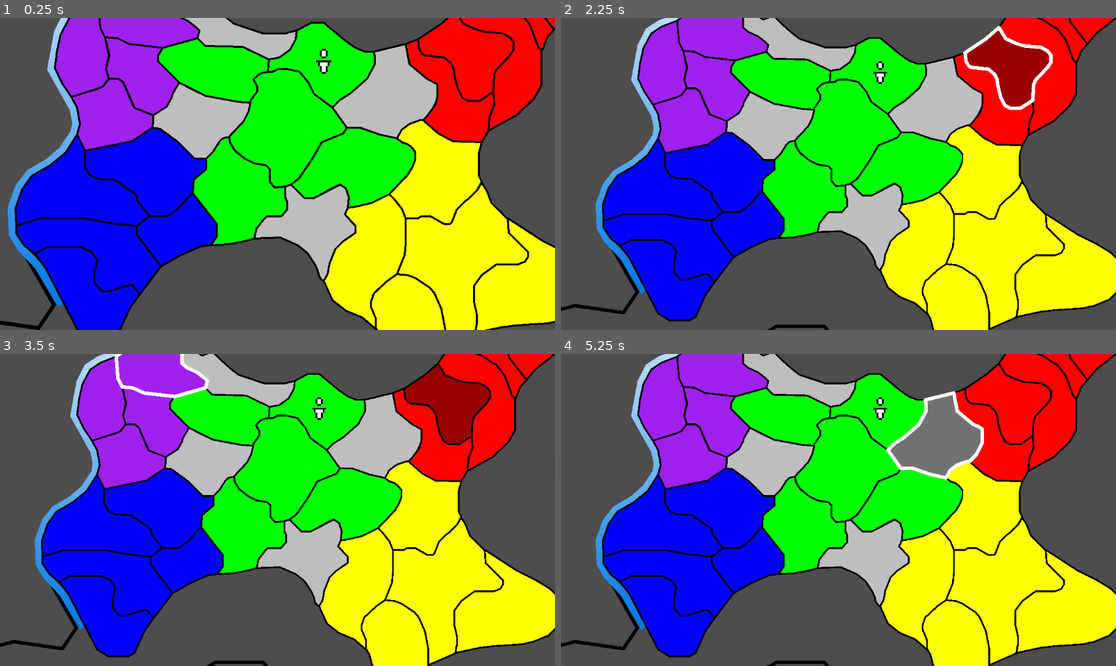
Above: before the commit, frames 1-4 (two rows, left to right).
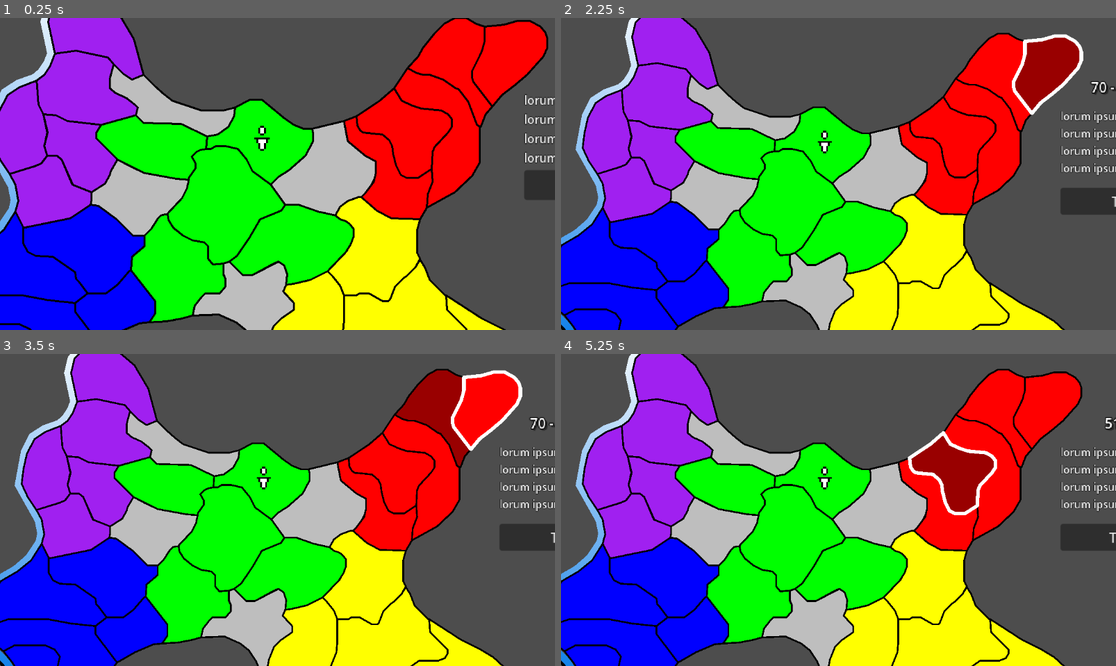
Above: after the commit, the same moments.

Repository: joshuaculver/ChronoRetract
Game: Godot game, scene res://prefabs/main.tscn
Same seed, same stepped clock (60 frames per second), same inputs: the game is played once before the commit and once after it.
Inputs (mouse positions are in pixels of both pictures, inside the frame that each line leads up to):
- Up to frame 1 (0.25 s): no input
- Up to frame 2 (2.25 s): tap Enter at 0.5, 2 s; drag from (794, 21) to (882, 61) at 0.52 s; tap Space at 1.25 s; drag from (882, 61) to (794, 21) at 1.27 s; move the mouse to (1027, 49) at 2.02 s; tap Mouse wheel down (zoomOut) at 2.1 s; click (1027, 49) at 2.17 s
- Up to frame 3 (3.5 s): tap Space at 2.75 s; drag from (149, 363) to (449, 397) at 2.77 s
- Up to frame 4 (5.25 s): tap Enter at 3.5 s; drag from (1049, 432) to (877, 410) at 3.52 s; tap Space at 4.25 s; drag from (783, 419) to (1049, 432) at 4.27 s; move the mouse to (938, 438) at 5.02 s; click (938, 438) at 5.1 s

The runs differ from the first frame. In frame 1, 66% of the frame differs, in the area x 0-100%, y 0-100%; in frame 2, 64%; in frame 3, 63%; in frame 4, 62%.

Commit message:
Adjusted camera node structure

Diff:
--- a/prefabs/main.tscn
+++ b/prefabs/main.tscn
@@ -1,14 +1,3 @@
 [gd_scene format=3 uid="uid://c5jgxsddp8xy0"]
 
-[ext_resource type="Script" uid="uid://cjnqw3tv4siva" path="res://scripts/cameraControl.gd" id="1_wmafp"]
-
 [node name="main" type="Node2D" unique_id=1783014624]
-
-[node name="Camera2D" type="Camera2D" parent="." unique_id=1692593032]
-position = Vector2(576, 320)
-zoom = Vector2(2, 2)
-process_callback = 0
-position_smoothing_enabled = true
-drag_horizontal_enabled = true
-drag_vertical_enabled = true
-script = ExtResource("1_wmafp")
--- a/prefabs/managers.tscn
+++ b/prefabs/managers.tscn
@@ -4,6 +4,7 @@
 [ext_resource type="Script" uid="uid://y7kft50bx6pl" path="res://scripts/managers/uiManager.gd" id="2_ld7kh"]
 [ext_resource type="LabelSettings" uid="uid://cqhqhjy18of31" path="res://labelSettings/title.tres" id="3_owny3"]
 [ext_resource type="LabelSettings" uid="uid://d04acrf5gru7k" path="res://labelSettings/body.tres" id="4_flgu2"]
+[ext_resource type="Script" uid="uid://cjnqw3tv4siva" path="res://scripts/cameraControl.gd" id="5_leyp6"]
 
 [sub_resource type="Gradient" id="Gradient_midqu"]
 offsets = PackedFloat32Array(0, 0.99706745)
@@ -16,7 +17,6 @@
 script = ExtResource("2_ld7kh")
 
 [node name="RegionPanel" type="BoxContainer" parent="UI" unique_id=96626426]
-visible = false
 offset_left = 896.0
 offset_top = 128.0
 offset_right = 1048.0
@@ -54,6 +54,11 @@
 "
 icon_alignment = 1
 
+[node name="Camera2D" type="Camera2D" parent="UI" unique_id=416702327]
+position = Vector2(640, 240)
+zoom = Vector2(2, 2)
+script = ExtResource("5_leyp6")
+
 [node name="BG" type="Node" parent="." unique_id=681847618]
 
 [node name="Line2D" type="Line2D" parent="BG" unique_id=378835707]
--- a/scripts/cameraControl.gd
+++ b/scripts/cameraControl.gd
@@ -1,3 +1,5 @@
+class_name cameraControl
+
 extends Camera2D
 
 var dragging = false
--- a/scripts/managers/uiManager.gd
+++ b/scripts/managers/uiManager.gd
@@ -4,6 +4,8 @@
 
 @onready var regPanel : BoxContainer = $RegionPanel
 @onready var regionButton : Button = $RegionPanel/SelectRegionButton
+
+@onready var mainCam : Camera2D = $Camera2D
 
 func regionSelected(newRegion : Region) -> void:
 	if newRegion == null:
